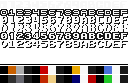
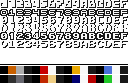
Comparing the layer stacks of the two 128px x 83px images. Changes:
painted on "chrs" over [0, 0, 128, 8]
